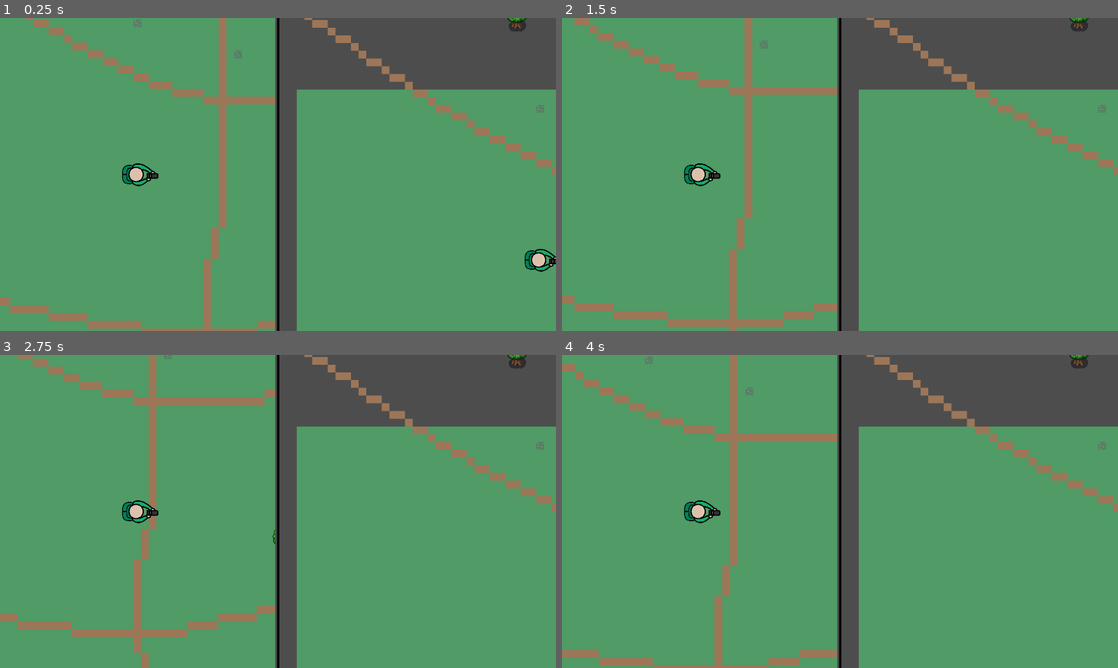
Above: before the commit, frames 1-4 (two rows, left to right).
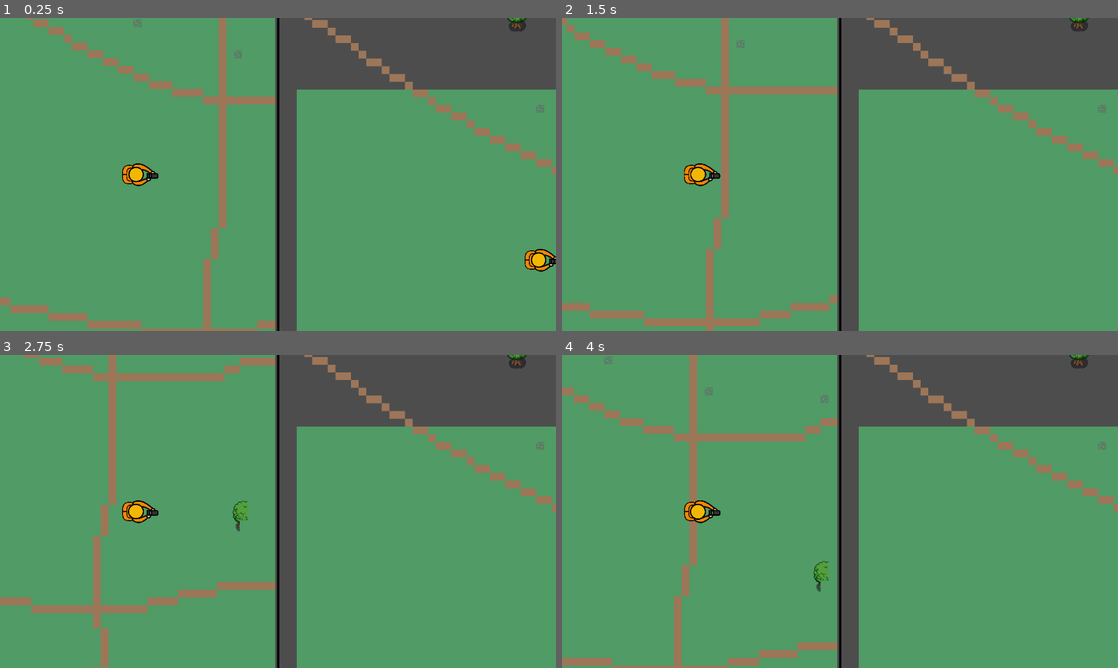
Above: after the commit, the same moments.

Repository: wwwizzarrdry/Game02
Game: Godot game, scene res://Scenes/Main.tscn
Same seed, same stepped clock (60 frames per second), same inputs: the game is played once before the commit and once after it.
Inputs:
- Up to frame 1 (0.25 s): no input
- Up to frame 2 (1.5 s): tap Enter at 0.5 s; hold Right (move_right) 0.53-1.28 s; hold Down (move_down) from 1.28 s (still down)
- Up to frame 3 (2.75 s): release Down (move_down) at 2.03 s; hold Right (move_right) from 2.03 s (still down)
- Up to frame 4 (4 s): release Right (move_right) at 2.78 s; hold Up (move_up) 2.78-3.53 s; hold Left (move_left) from 3.53 s (still down)

The runs differ from the first frame. In frame 1, 0.4% of the frame differs, in the area x 22-100%, y 46-81%; in frame 2, 5.5%; in frame 3, 7.4%, in the area x 0-50%, y 0-100%; in frame 4, 6.2%.
Error in both runs: Attempt to call function 'add_child' in base 'null instance' on a null instance. (res://Scenes/Main.gd:22)

Commit message:
Added friction and acceleration to player movement

Diff:
--- /dev/null
+++ b/Scenes/Components/Player/BodyParts/Arm_Left_Forest_Digital.tres
@@ -0,0 +1,7 @@
+[gd_resource type="AtlasTexture" load_steps=2 format=3 uid="uid://irghsix2g50n"]
+
+[ext_resource type="Texture2D" uid="uid://c80ebwbixdl16" path="res://Assets/Images/Sprites/Skins.png" id="1_jotbt"]
+
+[resource]
+atlas = ExtResource("1_jotbt")
+region = Rect2(681, 1203, 132, 243)
--- /dev/null
+++ b/Scenes/Components/Player/BodyParts/Arm_Left_Olive.tres
@@ -0,0 +1,7 @@
+[gd_resource type="AtlasTexture" load_steps=2 format=3 uid="uid://bu2lwvdte4rax"]
+
+[ext_resource type="Texture2D" uid="uid://c80ebwbixdl16" path="res://Assets/Images/Sprites/Skins.png" id="1_c1tjh"]
+
+[resource]
+atlas = ExtResource("1_c1tjh")
+region = Rect2(1601, 495, 132, 243)
--- /dev/null
+++ b/Scenes/Components/Player/BodyParts/Arm_Right_Forest_Digital.tres
@@ -0,0 +1,7 @@
+[gd_resource type="AtlasTexture" load_steps=2 format=3 uid="uid://hlkqhm42r0q4"]
+
+[ext_resource type="Texture2D" uid="uid://c80ebwbixdl16" path="res://Assets/Images/Sprites/Skins.png" id="1_7868q"]
+
+[resource]
+atlas = ExtResource("1_7868q")
+region = Rect2(501, 1220, 103, 199)
--- /dev/null
+++ b/Scenes/Components/Player/BodyParts/Arm_Right_Olive.tres
@@ -0,0 +1,7 @@
+[gd_resource type="AtlasTexture" load_steps=2 format=3 uid="uid://c13rq7nhaoibl"]
+
+[ext_resource type="Texture2D" uid="uid://c80ebwbixdl16" path="res://Assets/Images/Sprites/Skins.png" id="1_0hxbc"]
+
+[resource]
+atlas = ExtResource("1_0hxbc")
+region = Rect2(1421, 512, 103, 199)
--- /dev/null
+++ b/Scenes/Components/Player/BodyParts/Backpack_Forest_Digital.tres
@@ -0,0 +1,7 @@
+[gd_resource type="AtlasTexture" load_steps=2 format=3 uid="uid://dymky1qdnubr"]
+
+[ext_resource type="Texture2D" uid="uid://c80ebwbixdl16" path="res://Assets/Images/Sprites/Skins.png" id="1_dw6rx"]
+
+[resource]
+atlas = ExtResource("1_dw6rx")
+region = Rect2(51, 1210, 197, 132)
--- /dev/null
+++ b/Scenes/Components/Player/BodyParts/Backpack_Olive.tres
@@ -0,0 +1,7 @@
+[gd_resource type="AtlasTexture" load_steps=2 format=3 uid="uid://bb5fi4b4d5aja"]
+
+[ext_resource type="Texture2D" uid="uid://c80ebwbixdl16" path="res://Assets/Images/Sprites/Skins.png" id="1_61uqn"]
+
+[resource]
+atlas = ExtResource("1_61uqn")
+region = Rect2(971, 502, 197, 132)
--- /dev/null
+++ b/Scenes/Components/Player/BodyParts/Head_Forest_Digital.tres
@@ -0,0 +1,7 @@
+[gd_resource type="AtlasTexture" load_steps=2 format=3 uid="uid://y3ptv3rwtvoc"]
+
+[ext_resource type="Texture2D" uid="uid://c80ebwbixdl16" path="res://Assets/Images/Sprites/Skins.png" id="1_7131e"]
+
+[resource]
+atlas = ExtResource("1_7131e")
+region = Rect2(267, 1194, 165, 165)
--- /dev/null
+++ b/Scenes/Components/Player/BodyParts/Head_Light_Blue.tres
@@ -0,0 +1,7 @@
+[gd_resource type="AtlasTexture" load_steps=2 format=3 uid="uid://b2ve04jydtjty"]
+
+[ext_resource type="Texture2D" uid="uid://c80ebwbixdl16" path="res://Assets/Images/Sprites/Skins.png" id="1_02r3g"]
+
+[resource]
+atlas = ExtResource("1_02r3g")
+region = Rect2(1187, 130, 165, 164)
--- /dev/null
+++ b/Scenes/Components/Player/BodyParts/Head_Olive.tres
@@ -0,0 +1,7 @@
+[gd_resource type="AtlasTexture" load_steps=2 format=3 uid="uid://dgglkg0e3ftew"]
+
+[ext_resource type="Texture2D" uid="uid://c80ebwbixdl16" path="res://Assets/Images/Sprites/Skins.png" id="1_6pg6x"]
+
+[resource]
+atlas = ExtResource("1_6pg6x")
+region = Rect2(1187, 486, 165, 165)
--- /dev/null
+++ b/Scenes/Components/Player/BodyParts/Shoulders_Forest_Digital.tres
@@ -0,0 +1,7 @@
+[gd_resource type="AtlasTexture" load_steps=2 format=3 uid="uid://cfn8mix5yqce2"]
+
+[ext_resource type="Texture2D" uid="uid://c80ebwbixdl16" path="res://Assets/Images/Sprites/Skins.png" id="1_fcxxw"]
+
+[resource]
+atlas = ExtResource("1_fcxxw")
+region = Rect2(53, 1365, 197, 105)
--- /dev/null
+++ b/Scenes/Components/Player/BodyParts/Shoulders_Olive.tres
@@ -0,0 +1,7 @@
+[gd_resource type="AtlasTexture" load_steps=2 format=3 uid="uid://3ghxccaiyiqd"]
+
+[ext_resource type="Texture2D" uid="uid://c80ebwbixdl16" path="res://Assets/Images/Sprites/Skins.png" id="1_mmkui"]
+
+[resource]
+atlas = ExtResource("1_mmkui")
+region = Rect2(973, 657, 197, 105)
--- a/Scenes/Components/Player/Player.gd
+++ b/Scenes/Components/Player/Player.gd
@@ -2,7 +2,7 @@
 extends CharacterBody2D
 
 @export_enum("Soldier", "Engineer", "Marksman") var character_class: int = 0
-@export_enum("Slow:100", "Average:200", "Very Fast:300") var character_speed: int = 0
+@export_enum("Slow:100", "Average:200", "Very Fast:300") var character_speed: int = 200
 @export_enum("Rebecca", "Mary", "Leah") var character_name: String = "Rebecca"
 @export_enum("Pistol", "Uzi", "Rifle", "Shotgun") var character_gun: String = "Pistol"
 @export var player_skin: Dictionary = {
@@ -25,8 +25,12 @@
 @onready var pistol: Sprite2D = $BodyParts/Guns/Pistol
 @onready var head: Sprite2D = $BodyParts/Head
 
-var speed = 100.0
 var rotate_speed: float = 10.0
+var speed = character_speed # increasing speed, also decreases traction
+var acceleration: float = 2000 # higher = more traction
+var friction: float = acceleration / speed
+
+
 var all_parts = []
 var all_guns = []
 var current_gun = 0
@@ -58,10 +62,11 @@
 
 func _physics_process(delta: float) -> void:
 	get_input(delta)
+	set_move_direction(delta)
+	set_aim_direction(delta)
 	pass
 
-func get_input(delta):
-
+func get_input(_delta):
 	# Sprint
 	if Input.is_action_just_pressed('sprint'):
 		toggle_sprint()
@@ -76,14 +81,13 @@
 	if Input.is_action_just_pressed('change_weapon'):
 		change_weapons()
 
-	# Movement using left analog stick
-	var moveInput = Vector2(
-		-Input.get_action_strength("move_left") + Input.get_action_strength("move_right"),
-		+Input.get_action_strength("move_down") - Input.get_action_strength("move_up")
-	).normalized()
-	velocity = moveInput * speed
+func set_move_direction(delta: float) -> void:
+	friction = acceleration / speed
+	apply_traction(delta)
+	apply_friction(delta)
 	move_and_slide()
 
+func set_aim_direction(delta: float) -> void:
 	# Rotation using right analog stick
 	var lookDirection = Vector2(
 		-Input.get_action_strength("aim_left") + Input.get_action_strength("aim_right"),
@@ -93,9 +97,19 @@
 	if lookDirection.length() > 0.1:
 		rotation = lerp_angle(rotation, lookDirection.angle(), rotate_speed * delta)
 
+func apply_traction(delta: float) -> void:
+	var traction: Vector2 = Vector2(
+		-Input.get_action_strength("move_left") + Input.get_action_strength("move_right"),
+		+Input.get_action_strength("move_down") - Input.get_action_strength("move_up")
+	).normalized()
+	velocity += traction * acceleration * delta
+
+func apply_friction(delta: float) -> void:
+	velocity -= velocity * friction * delta
+
 func toggle_sprint() -> void:
-	if speed == 500:
-		set_move_speed(100)
+	if speed >= 500:
+		set_move_speed(200)
 	else:
 		set_move_speed(500)
 
@@ -103,7 +117,7 @@
 	speed = s
 
 func change_weapons() -> void:
-	var next_gun = wrap(current_gun + 1, 0, all_guns.size() - 1)
+	var next_gun = wrap(current_gun + 1, 0, all_guns.size())
 
 	for i in range(all_guns.size()):
 		all_guns[i].visible = false
--- a/Scenes/Components/Player/Player.tscn
+++ b/Scenes/Components/Player/Player.tscn
@@ -1,13 +1,13 @@
 [gd_scene load_steps=12 format=3 uid="uid://dppgsdv33qh5"]
 
 [ext_resource type="Script" path="res://Scenes/Components/Player/Player.gd" id="1_g7upe"]
-[ext_resource type="Texture2D" uid="uid://eano0lkjb4wv" path="res://Scenes/Components/Player/BodyParts/Backpack_Green.tres" id="2_am51k"]
-[ext_resource type="Texture2D" uid="uid://drst0n1wrkxnn" path="res://Scenes/Components/Player/BodyParts/Shoulders_Green.tres" id="3_2ervg"]
-[ext_resource type="Texture2D" uid="uid://03qgqowetbdv" path="res://Scenes/Components/Player/BodyParts/Arm_Right_Green.tres" id="4_710w8"]
+[ext_resource type="Texture2D" uid="uid://bu2lwvdte4rax" path="res://Scenes/Components/Player/BodyParts/Arm_Left_Olive.tres" id="2_hntw5"]
+[ext_resource type="Texture2D" uid="uid://bb5fi4b4d5aja" path="res://Scenes/Components/Player/BodyParts/Backpack_Olive.tres" id="4_33vra"]
+[ext_resource type="Texture2D" uid="uid://dgglkg0e3ftew" path="res://Scenes/Components/Player/BodyParts/Head_Olive.tres" id="5_4whiq"]
 [ext_resource type="Texture2D" uid="uid://b0r1mv5v86rko" path="res://Scenes/Components/Weapons/Rifle.tres" id="5_8taew"]
-[ext_resource type="Texture2D" uid="uid://dwuvm3x61yld2" path="res://Scenes/Components/Player/BodyParts/Arm_Left_Green.tres" id="5_oqmj1"]
+[ext_resource type="Texture2D" uid="uid://3ghxccaiyiqd" path="res://Scenes/Components/Player/BodyParts/Shoulders_Olive.tres" id="6_2or20"]
 [ext_resource type="Texture2D" uid="uid://8rvxnvgtouj2" path="res://Scenes/Components/Weapons/Shotgun.tres" id="6_ncyvl"]
-[ext_resource type="Texture2D" uid="uid://b0pyo1xrdshcq" path="res://Scenes/Components/Player/BodyParts/Head_Beige.tres" id="6_p8rlt"]
+[ext_resource type="Texture2D" uid="uid://c13rq7nhaoibl" path="res://Scenes/Components/Player/BodyParts/Arm_Right_Olive.tres" id="7_atuji"]
 [ext_resource type="Texture2D" uid="uid://dgr1nblxv2hex" path="res://Scenes/Components/Weapons/Uzi.tres" id="7_qpg8o"]
 [ext_resource type="Texture2D" uid="uid://wj4aotcc44tr" path="res://Scenes/Components/Weapons/Pistol.tres" id="8_27udi"]
 
@@ -15,30 +15,34 @@
 
 [node name="Player" type="CharacterBody2D"]
 script = ExtResource("1_g7upe")
-player_skin = {
-"arm_left": ExtResource("5_oqmj1"),
-"arm_right": ExtResource("4_710w8"),
-"backpack": ExtResource("2_am51k"),
-"head": ExtResource("6_p8rlt"),
-"shoulders": ExtResource("3_2ervg")
-}
 
 [node name="CollisionShape2D" type="CollisionShape2D" parent="."]
 shape = SubResource("CircleShape2D_mpxel")
 
 [node name="BodyParts" type="Node2D" parent="."]
 
+[node name="RayCast2D" type="RayCast2D" parent="BodyParts"]
+position = Vector2(46, 3)
+target_position = Vector2(1000, 0)
+collide_with_areas = true
+
+[node name="Laser" type="Line2D" parent="BodyParts"]
+visible = false
+points = PackedVector2Array(46, 3, 1042, 3)
+width = 2.0
+default_color = Color(1, 0.0235294, 0, 0.745098)
+
 [node name="Backpack" type="Sprite2D" parent="BodyParts"]
 position = Vector2(-16, 3.58433e-06)
 rotation = -1.5708
 scale = Vector2(0.2, 0.2)
-texture = ExtResource("2_am51k")
+texture = ExtResource("4_33vra")
 metadata/position_locked = false
 
 [node name="Shoulders" type="Sprite2D" parent="BodyParts"]
 rotation = -1.5708
 scale = Vector2(0.2, 0.2)
-texture = ExtResource("3_2ervg")
+texture = ExtResource("6_2or20")
 metadata/position_locked = true
 
 [node name="Marker_Head" type="Marker2D" parent="BodyParts/Shoulders"]
@@ -68,26 +72,15 @@
 position = Vector2(11, 14)
 rotation = -1.5708
 scale = Vector2(0.2, 0.2)
-texture = ExtResource("4_710w8")
+texture = ExtResource("7_atuji")
 metadata/position_locked = false
 
 [node name="Arm_Left" type="Sprite2D" parent="BodyParts"]
 position = Vector2(16, -10)
 rotation = -1.5708
 scale = Vector2(0.2, 0.2)
-texture = ExtResource("5_oqmj1")
+texture = ExtResource("2_hntw5")
 metadata/position_locked = false
-
-[node name="RayCast2D" type="RayCast2D" parent="BodyParts"]
-position = Vector2(46, 3)
-target_position = Vector2(1000, 0)
-collide_with_areas = true
-
-[node name="Laser" type="Line2D" parent="BodyParts"]
-visible = false
-points = PackedVector2Array(46, 3, 1042, 3)
-width = 2.0
-default_color = Color(1, 0.0235294, 0, 0.745098)
 
 [node name="Guns" type="Node2D" parent="BodyParts"]
 position = Vector2(-1, 0)
@@ -130,7 +123,7 @@
 [node name="Head" type="Sprite2D" parent="BodyParts"]
 rotation = -1.5708
 scale = Vector2(0.2, 0.2)
-texture = ExtResource("6_p8rlt")
+texture = ExtResource("5_4whiq")
 metadata/position_locked = false
 
 [node name="Camera2D" type="Camera2D" parent="."]
Binary file removed: Scenes/Components/Player/MrWhite_lg.png
Not shown, removed: Scenes/Components/Player/MrWhite_lg.png.import
